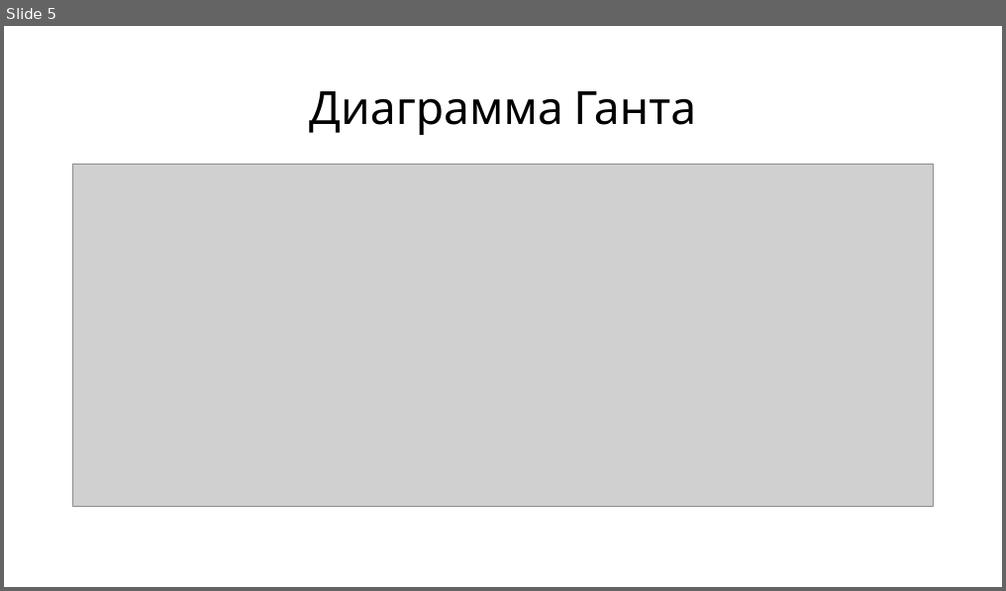
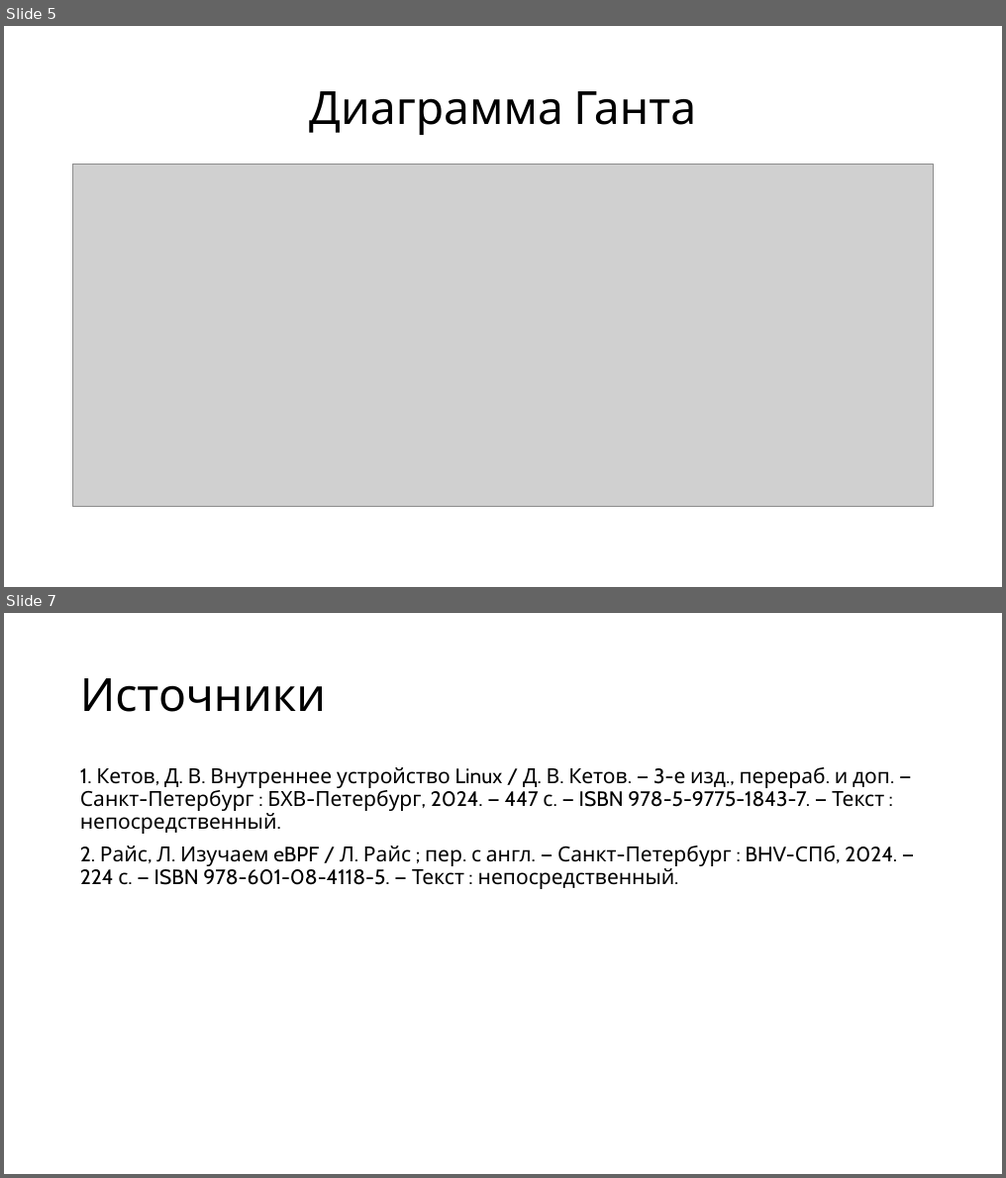
Before and after one commit to LainIwakuras-father/TracerouteEvents, a slide deck: docs/Презентация обухов.pptx. Shown one above the other, each under a label of ours: slide 5 before the commit, slides 5 and 7 after it; the slides between them are not shown. The pictures are 1006x591 and 1006x1178 pixels, drawn with LibreOffice and Linux fonts; fonts in the diff are those of the drawing; grey boxes stand for pictures. Boxes give left, top, right and bottom in pixels: in the first picture for what was removed or moved away, otherwise in the second. Text is boxed around its words. In the diff, an @@ line names an element or a change of style, - is before the commit and + after.

```diff
--- a/docs/Презентация обухов.pptx
+++ b/docs/Презентация обухов.pptx
@@ slide 7 added at (4, 613, 1002, 1174), background #FFFFFF @@
@@ title added at (80, 678, 326, 712), 44 pt, text #000000 @@
+Источники
@@ text added at (80, 767, 897, 889), 20 pt, text #000000 @@
+1. Кетов, Д. В. Внутреннее устройство Linux / Д. В. Кетов. — 3-е изд., перераб. и доп. — Санкт-Петербург : БХВ-Петербург, 2024. — 447 с. — ISBN 978-5-9775-1843-7. — Текст : непосредственный.
+2. Райс, Л. Изучаем eBPF / Л. Райс ; пер. с англ. — Санкт-Петербург : BHV-СПб, 2024. — 224 с. — ISBN 978-601-08-4118-5. — Текст : непосредственный.
```
Also in this commit, not shown: 4 slides changed, 1 other file.
